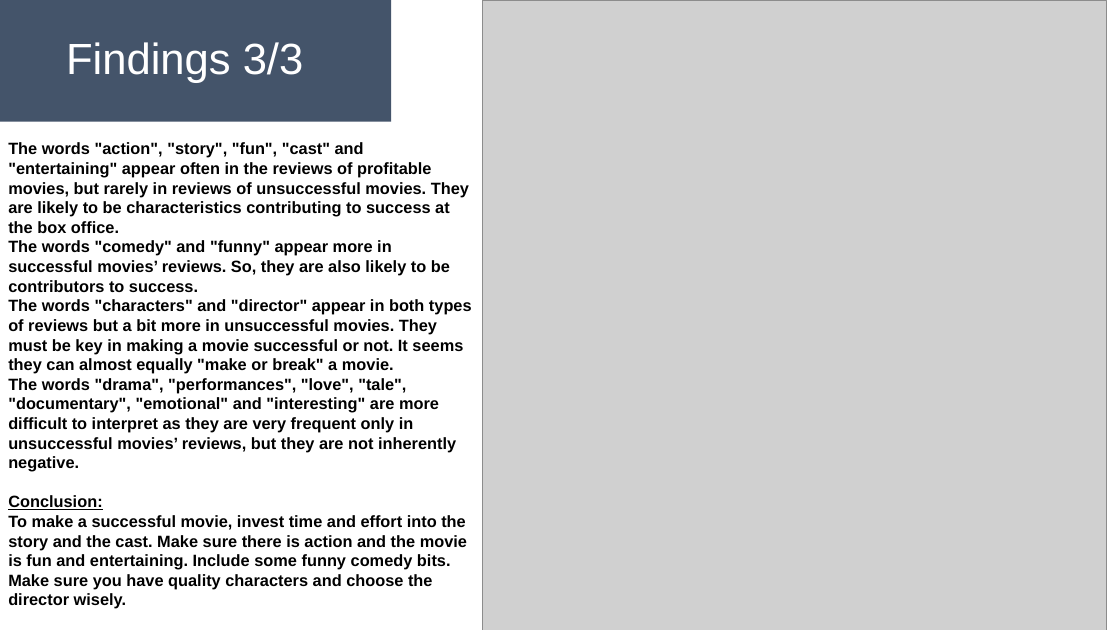
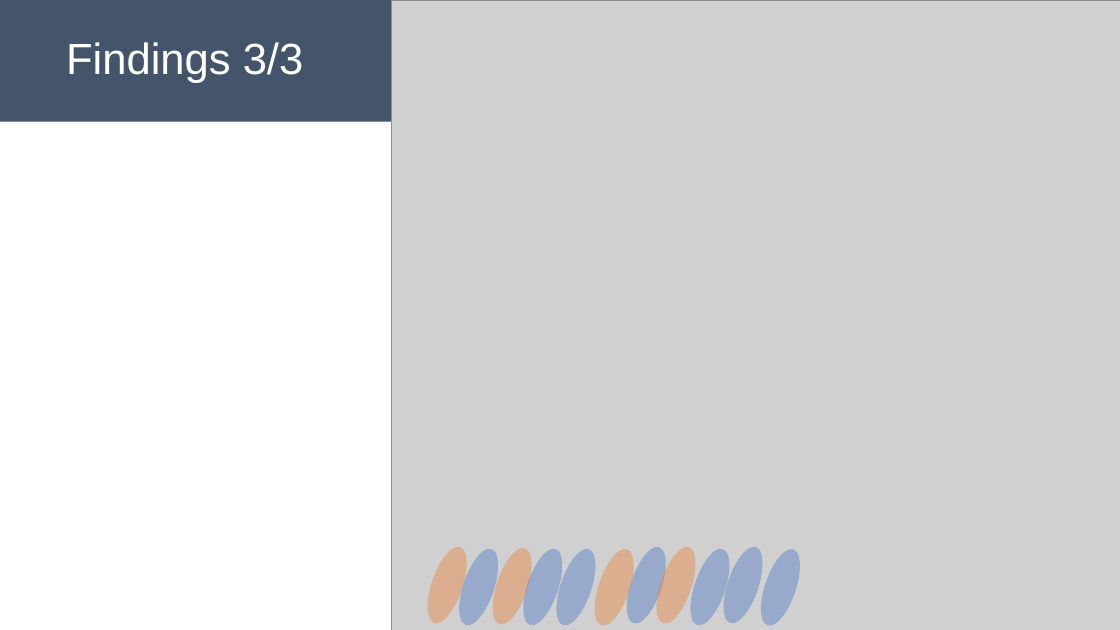
Before and after one commit to poariston/DataAnalysis_SuccessfulMovies, a slide deck: slide 12 of Mod1Project_Presentation_POAriston.pptx. Drawn at 1120x630 pixels with LibreOffice and Linux fonts; fonts in the diff are those of the drawing; grey boxes stand for pictures. Boxes give left, top, right and bottom in pixels: in the first picture for what was removed or moved away, otherwise in the second. Text is boxed around its words. In the diff, an @@ line names an element or a change of style, - is before the commit and + after.

```diff
--- a/Mod1Project_Presentation_POAriston.pptx
+++ b/Mod1Project_Presentation_POAriston.pptx
@@ picture: place and size @@
-picture at bbox=[482, 0, 1107, 630]
+picture at bbox=[392, 0, 1120, 630]
@@ text removed at bbox=[8, 142, 472, 609] @@
-The words "action", "story", "fun", "cast" and "entertaining" appear often in the reviews of profitable movies, but rarely in reviews of unsuccessful movies. They are likely to be characteristics contributing to success at the box office.
-The words "comedy" and "funny" appear more in successful movies’ reviews. So, they are also likely to be contributors to success.
-The words "characters" and "director" appear in both types of reviews but a bit more in unsuccessful movies. They must be key in making a movie successful or not. It seems they can almost equally "make or break" a movie.
-The words "drama", "performances", "love", "tale", "documentary", "emotional" and "interesting" are more difficult to interpret as they are very frequent only in unsuccessful movies’ reviews, but they are not inherently negative.
-Conclusion:
-To make a successful movie, invest time and effort into the story and the cast. Make sure there is action and the movie is fun and entertaining. Include some funny comedy bits. Make sure you have quality characters and choose the director wisely.
@@ ellipse added at bbox=[420, 542, 475, 629], fill #ED7D31 at 40% opacity @@
@@ ellipse added at bbox=[451, 544, 506, 630], fill #4472C4 at 40% opacity @@
@@ ellipse added at bbox=[484, 543, 540, 630], fill #ED7D31 at 40% opacity @@
@@ ellipse added at bbox=[516, 544, 571, 630], fill #4472C4 at 40% opacity @@
@@ ellipse added at bbox=[548, 544, 604, 630], fill #4472C4 at 40% opacity @@
@@ ellipse added at bbox=[587, 544, 642, 630], fill #ED7D31 at 40% opacity @@
@@ ellipse added at bbox=[619, 542, 674, 629], fill #4472C4 at 40% opacity @@
@@ ellipse added at bbox=[648, 542, 704, 629], fill #ED7D31 at 40% opacity @@
@@ ellipse added at bbox=[683, 544, 738, 630], fill #4472C4 at 40% opacity @@
@@ ellipse added at bbox=[716, 542, 771, 629], fill #4472C4 at 40% opacity @@
@@ ellipse added at bbox=[753, 544, 809, 630], fill #4472C4 at 40% opacity @@
```
Also in this commit, not shown: 4 other slides changed, 2 slides added, 2 other files.
